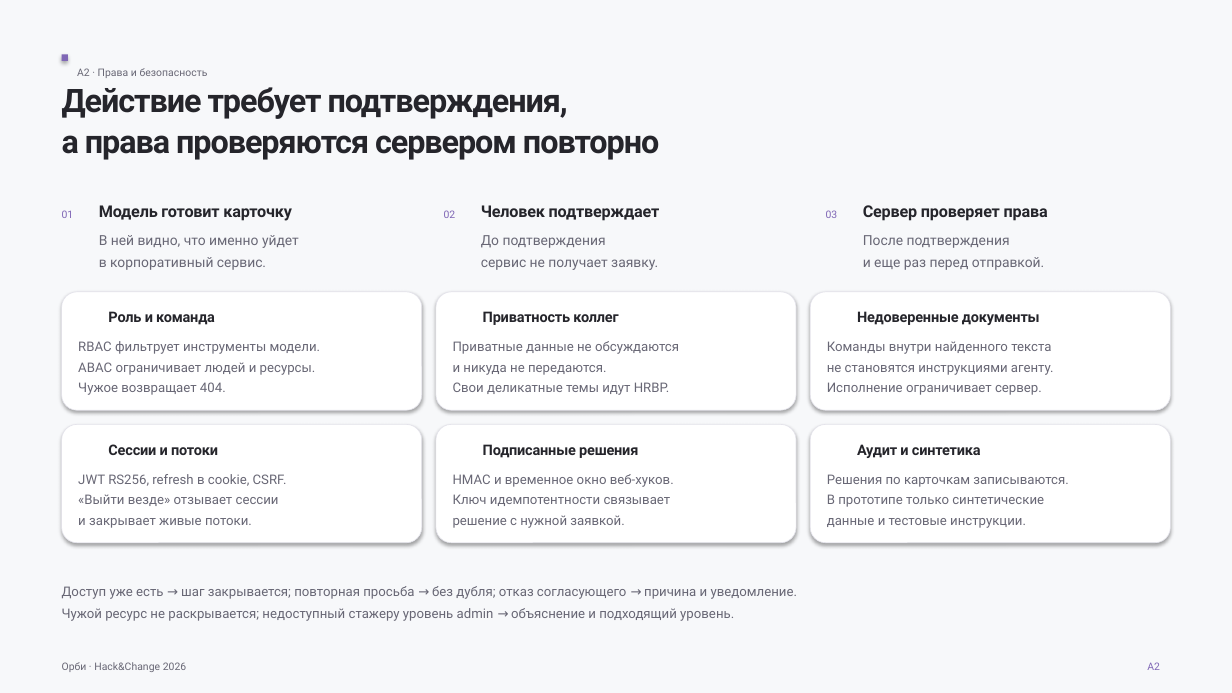
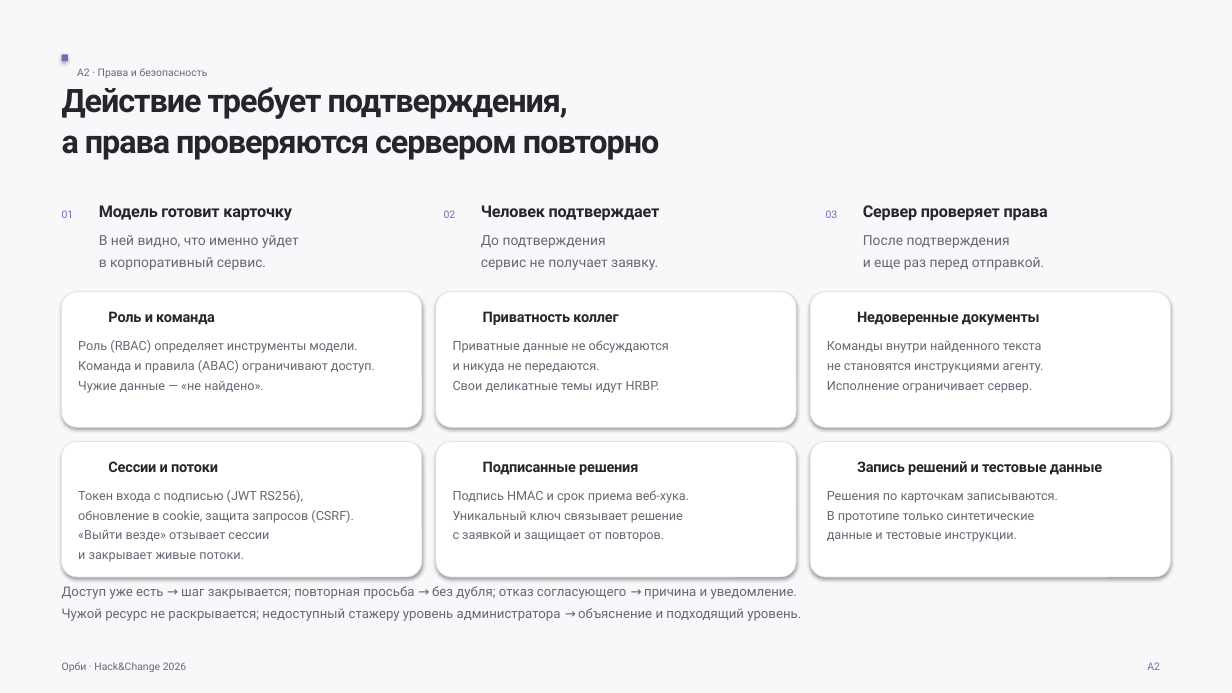
Before and after one commit to luhgeek1/avito-helpus, a slide deck: slide 15 of docs/presentation/orbi-presentation.pptx. Drawn at 1232x693 pixels with LibreOffice and Linux fonts; fonts in the diff are those of the drawing. Boxes give left, top, right and bottom in pixels: in the first picture for what was removed or moved away, otherwise in the second. Text is boxed around its words. In the diff, an @@ line names an element or a change of style, - is before the commit and + after.

```diff
--- a/docs/presentation/orbi-presentation.pptx
+++ b/docs/presentation/orbi-presentation.pptx
@@ rounded rectangle: place and size @@
-rounded rectangle at bbox=[62, 292, 422, 410]
+rounded rectangle at bbox=[62, 292, 422, 428]
@@ rounded rectangle: place and size @@
-rounded rectangle at bbox=[436, 292, 797, 410]
+rounded rectangle at bbox=[436, 292, 797, 428]
@@ rounded rectangle: place and size @@
-rounded rectangle at bbox=[811, 292, 1171, 410]
+rounded rectangle at bbox=[811, 292, 1171, 428]
@@ text at bbox=[78, 340, 375, 393]: text changed; size 10.3 to 9.9 pt @@
-RBAC фильтрует инструменты модели.
-ABAC ограничивает людей и ресурсы.
-Чужое возвращает 404.
+Роль (RBAC) определяет инструменты модели.
+Команда и правила (ABAC) ограничивают доступ.
+Чужие данные — «не найдено».
@@ rounded rectangle: place and size @@
-rounded rectangle at bbox=[62, 424, 422, 543]
+rounded rectangle at bbox=[62, 442, 422, 578]
@@ rounded rectangle: place and size @@
-rounded rectangle at bbox=[436, 424, 797, 543]
+rounded rectangle at bbox=[436, 442, 797, 578]
@@ proportions changed in 6 elements at bbox=[62, 292, 422, 428], bbox=[436, 292, 797, 428], bbox=[811, 292, 1171, 428], bbox=[62, 442, 422, 578], bbox=[436, 442, 797, 578], bbox=[811, 442, 1171, 578] @@
@@ rounded rectangle: place and size @@
-rounded rectangle at bbox=[811, 424, 1171, 543]
+rounded rectangle at bbox=[811, 442, 1171, 578]
@@ text "Сессии и потоки": place and size @@
-text "Сессии и потоки" at bbox=[108, 444, 218, 455]
+text "Сессии и потоки" at bbox=[108, 461, 218, 472]
@@ text "Подписанные решения": place and size @@
-text "Подписанные решения" at bbox=[483, 444, 638, 458]
+text "Подписанные решения" at bbox=[483, 461, 638, 475]
@@ text at bbox=[857, 461, 1102, 475]: text changed @@
-Аудит и синтетика
+Запись решений и тестовые данные
@@ text at bbox=[78, 490, 354, 523]: text changed; size 10.3 to 9.9 pt @@
-JWT RS256, refresh в cookie, CSRF.
+Токен входа с подписью (JWT RS256),
+обновление в cookie, защита запросов (CSRF).
@@ text "Токен входа с подписью (JWT ...": place and size @@
-text "Токен входа с подписью (JWT ..." at bbox=[78, 474, 287, 528]
+text "Токен входа с подписью (JWT ..." at bbox=[78, 490, 354, 562]
@@ text at bbox=[453, 490, 690, 542]: text changed; size 10.3 to 9.9 pt @@
-HMAC и временное окно веб-хуков.
-Ключ идемпотентности связывает
-решение с нужной заявкой.
+Подпись HMAC и срок приема веб-хука.
+Уникальный ключ связывает решение
+с заявкой и защищает от повторов.
@@ size 10.3 to 9.9 pt; line spacing 16.1pt to 15.4pt in 3 elements at bbox=[453, 340, 669, 393], bbox=[827, 341, 1044, 393], bbox=[827, 491, 1058, 542] @@
@@ text "Решения по карточкам записываются.": place and size @@
-text "Решения по карточкам записываются." at bbox=[827, 474, 1068, 528]
+text "Решения по карточкам записываются." at bbox=[827, 491, 1058, 542]
@@ text at bbox=[78, 530, 269, 562]: size 10.3 to 9.9 pt in "«Выйти везде» отзывает сессии", "и закрывает живые потоки."; line spacing 16.1pt to 15.4pt @@
@@ text at bbox=[62, 608, 801, 621]: text changed @@
-Чужой ресурс не раскрывается; недоступный стажеру уровень admin → объяснение и подходящий уровень.
+Чужой ресурс не раскрывается; недоступный стажеру уровень администратора → объяснение и подходящий уровень.
```
Also in this commit, not shown: 15 other slides changed, 4 other files.
